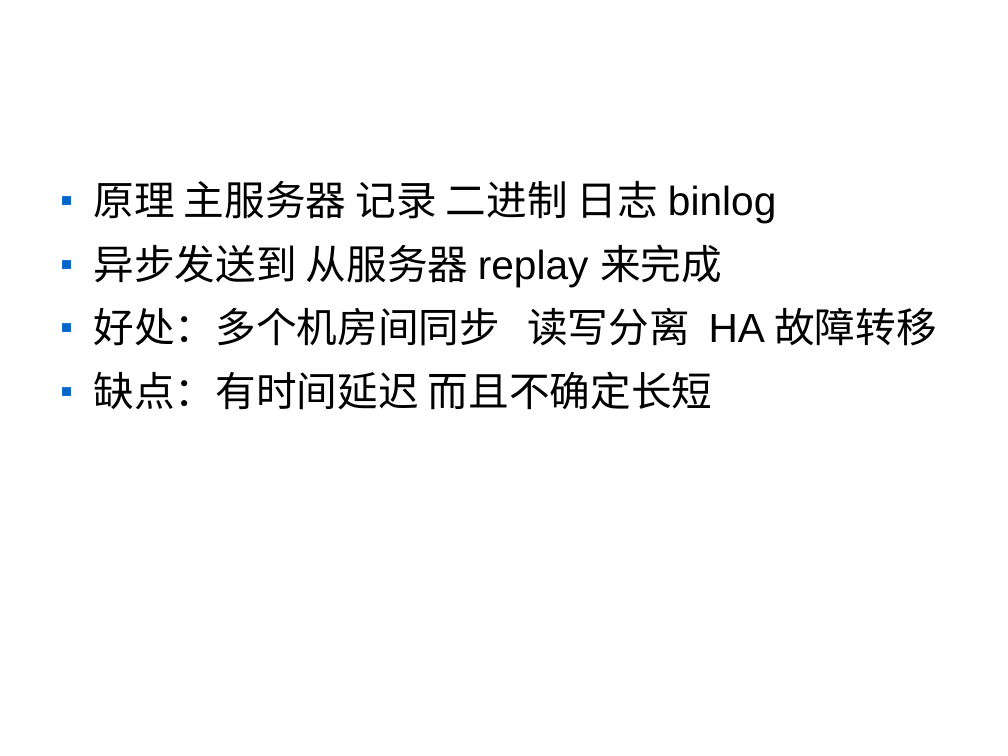
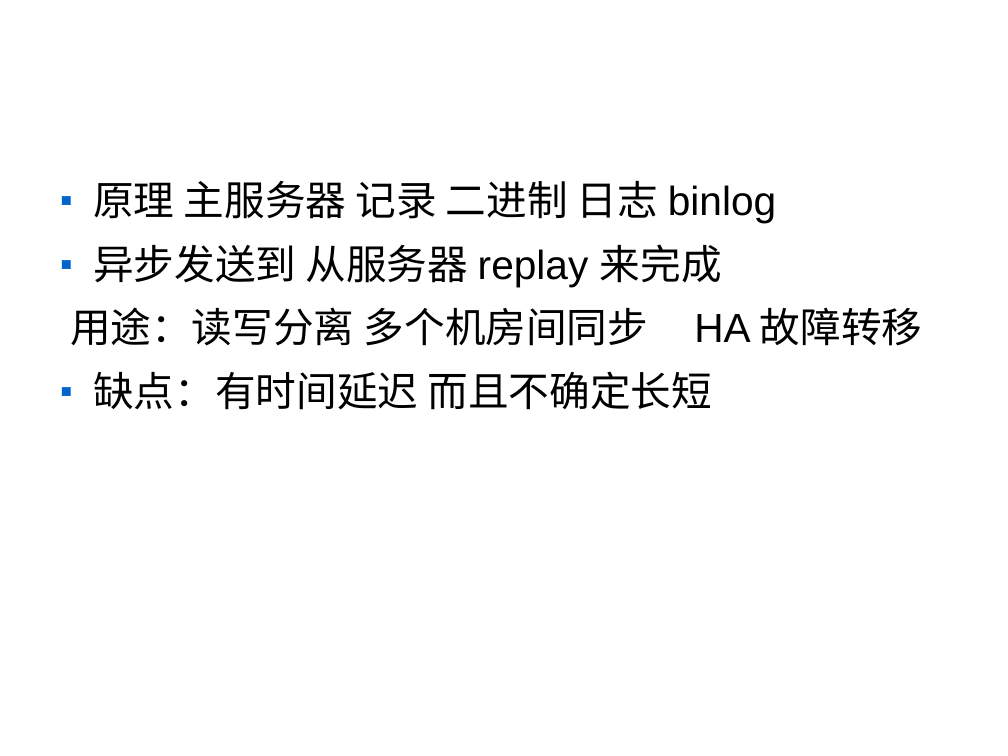
Before and after one commit to hqman/sz_agile, a slide deck: slide 12 of 网站技术架构.ppt. Drawn at 1008x756 pixels with LibreOffice and Linux fonts; fonts in the diff are those of the drawing; background and template pictures are left out. Boxes give left, top, right and bottom in pixels: in the first picture for what was removed or moved away, otherwise in the second. Text is boxed around its words. In the diff, an @@ line names an element or a change of style, - is before the commit and + after.

```diff
--- a/网站技术架构.ppt
+++ b/网站技术架构.ppt
@@ text at <box>70,307,923,346</box>: text changed @@
-■ 好处：多个机房间同步 读写分离 HA 故障转移
+用途：读写分离 多个机房间同步 HA 故障转移
```
Also in this commit, not shown: 9 other slides changed, 1 slide added.
